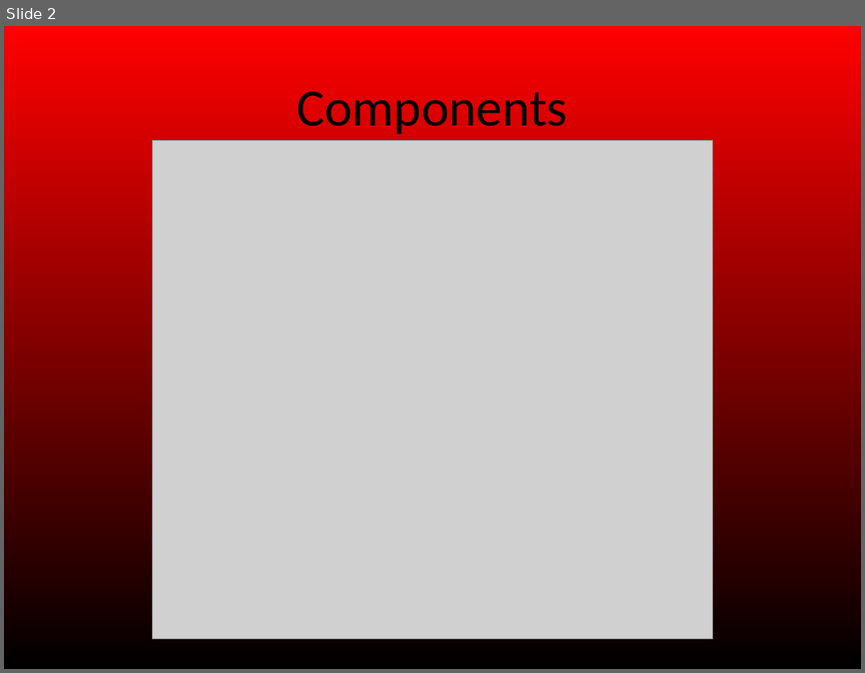
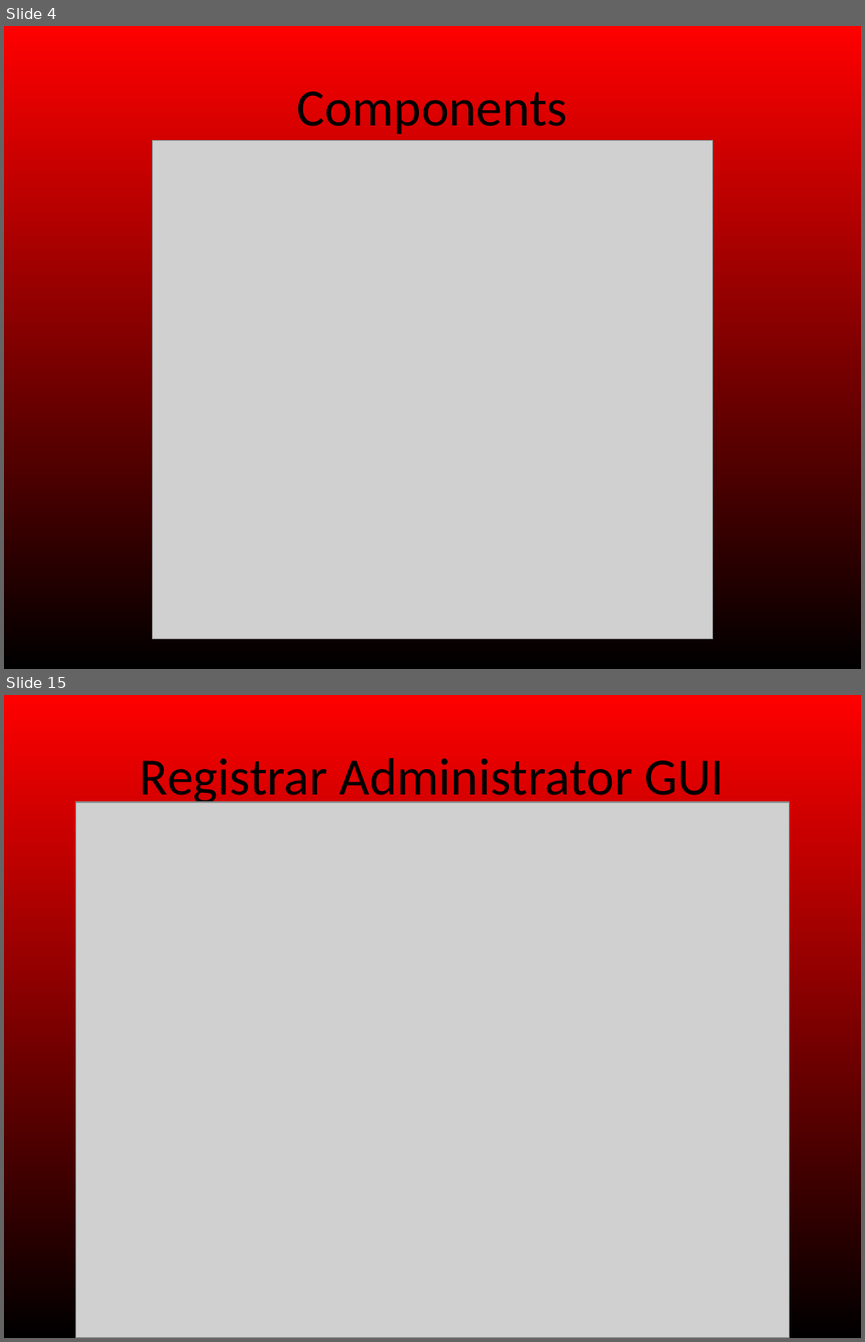
Before and after one commit to MatrixPeckham/majorrequirements336, a slide deck: Documents/Design review PPT.pptx. Shown one above the other, each under a label of ours: slide 2 before the commit, slides 4 and 15 after it; the slides between them are not shown. The pictures are 865x673 and 865x1342 pixels, drawn with LibreOffice and Linux fonts; fonts in the diff are those of the drawing; grey boxes stand for pictures. Boxes give left, top, right and bottom in pixels: in the first picture for what was removed or moved away, otherwise in the second. Text is boxed around its words. In the diff, an @@ line names an element or a change of style, - is before the commit and + after.

Commit message:
Changed some diagrams for display purposes, added some images and did a but to the PPT

```diff
--- a/Documents/Design review PPT.pptx
+++ b/Documents/Design review PPT.pptx
@@ slide 15 added at bbox=[4, 695, 861, 1338], background gradient #FF0000 to #000000 @@
@@ title added at bbox=[140, 758, 724, 807], 44 pt, text #000000 @@
+Registrar Administrator GUI
@@ picture added at bbox=[75, 802, 789, 1338] @@
@@ what was slide 2 is now slide 4 @@
```
Also in this commit, not shown: 1 slide changed, 11 other slides added, 6 other files.
